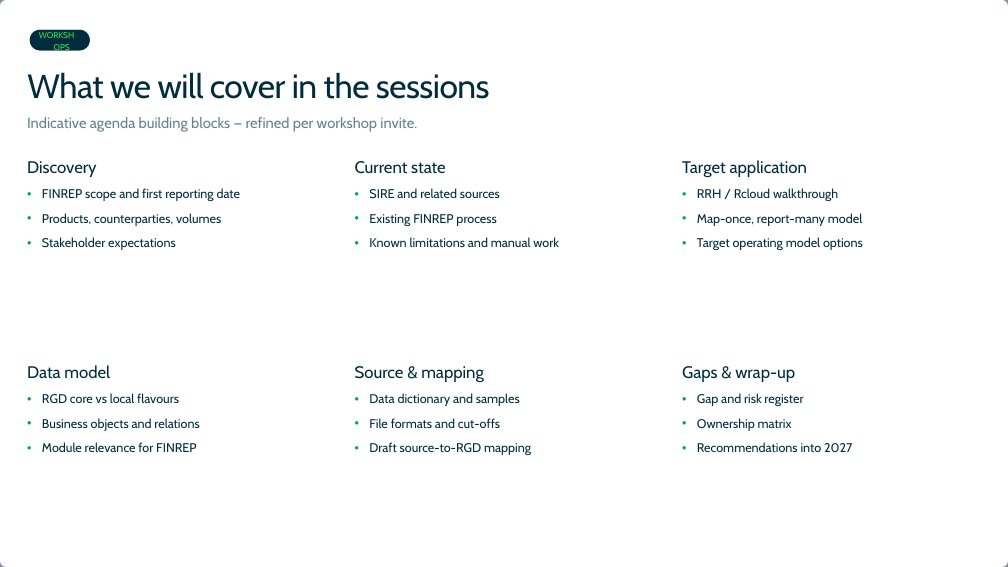
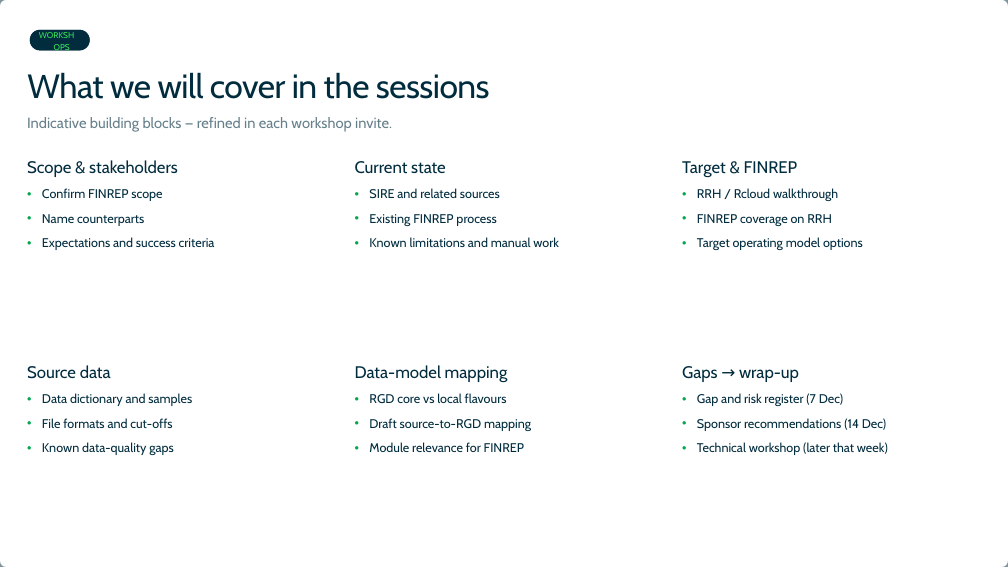
Before and after one commit to vandenbosschekevin-dev/dev, a slide deck: slide 15 of deliverables/Intesa_Sanpaolo_FINREP_RRH_PDS_Workshop_Kick-off.pptx. Drawn at 1008x567 pixels with LibreOffice and Linux fonts; fonts in the diff are those of the drawing; background and template pictures are left out. Boxes give left, top, right and bottom in pixels: in the first picture for what was removed or moved away, otherwise in the second. Text is boxed around its words. In the diff, an @@ line names an element or a change of style, - is before the commit and + after.

```diff
--- a/deliverables/Intesa_Sanpaolo_FINREP_RRH_PDS_Workshop_Kick-off.pptx
+++ b/deliverables/Intesa_Sanpaolo_FINREP_RRH_PDS_Workshop_Kick-off.pptx
@@ text at [27, 117, 392, 132]: text changed @@
-Indicative agenda building blocks — refined per workshop invite.
+Indicative building blocks — refined in each workshop invite.
@@ text at [27, 160, 178, 177]: text changed @@
-Discovery
+Scope & stakeholders
@@ text at [682, 161, 798, 178]: text changed @@
-Target application
+Target & FINREP
@@ text at [42, 188, 215, 250]: text changed @@
-• FINREP scope and first reporting date
-• Products, counterparties, volumes
-• Stakeholder expectations
+• Confirm FINREP scope
+• Name counterparts
+• Expectations and success criteria
@@ text at [697, 214, 832, 226]: text changed @@
-• Map-once, report-many model
+• FINREP coverage on RRH
@@ text at [27, 365, 111, 379]: text changed @@
-Data model
+Source data
@@ text at [355, 365, 508, 383]: text changed @@
-Source & mapping
+Data-model mapping
@@ text at [682, 366, 799, 382]: text changed @@
-Gaps & wrap-up
+Gaps → wrap-up
@@ text at [42, 393, 192, 455]: text changed @@
-• RGD core vs local flavours
-• Business objects and relations
-• Module relevance for FINREP
+• Data dictionary and samples
+• File formats and cut-offs
+• Known data-quality gaps
@@ text at [369, 393, 507, 403]: text changed @@
-• Data dictionary and samples
-• File formats and cut-offs
+• RGD core vs local flavours
@@ text at [697, 393, 888, 455]: text changed @@
-• Gap and risk register
-• Ownership matrix
-• Recommendations into 2027
+• Gap and risk register (7 Dec)
+• Sponsor recommendations (14 Dec)
+• Technical workshop (later that week)
@@ text at [369, 442, 524, 452]: paragraph added @@
+• Module relevance for FINREP
```
Also in this commit, not shown: 5 other slides changed.
